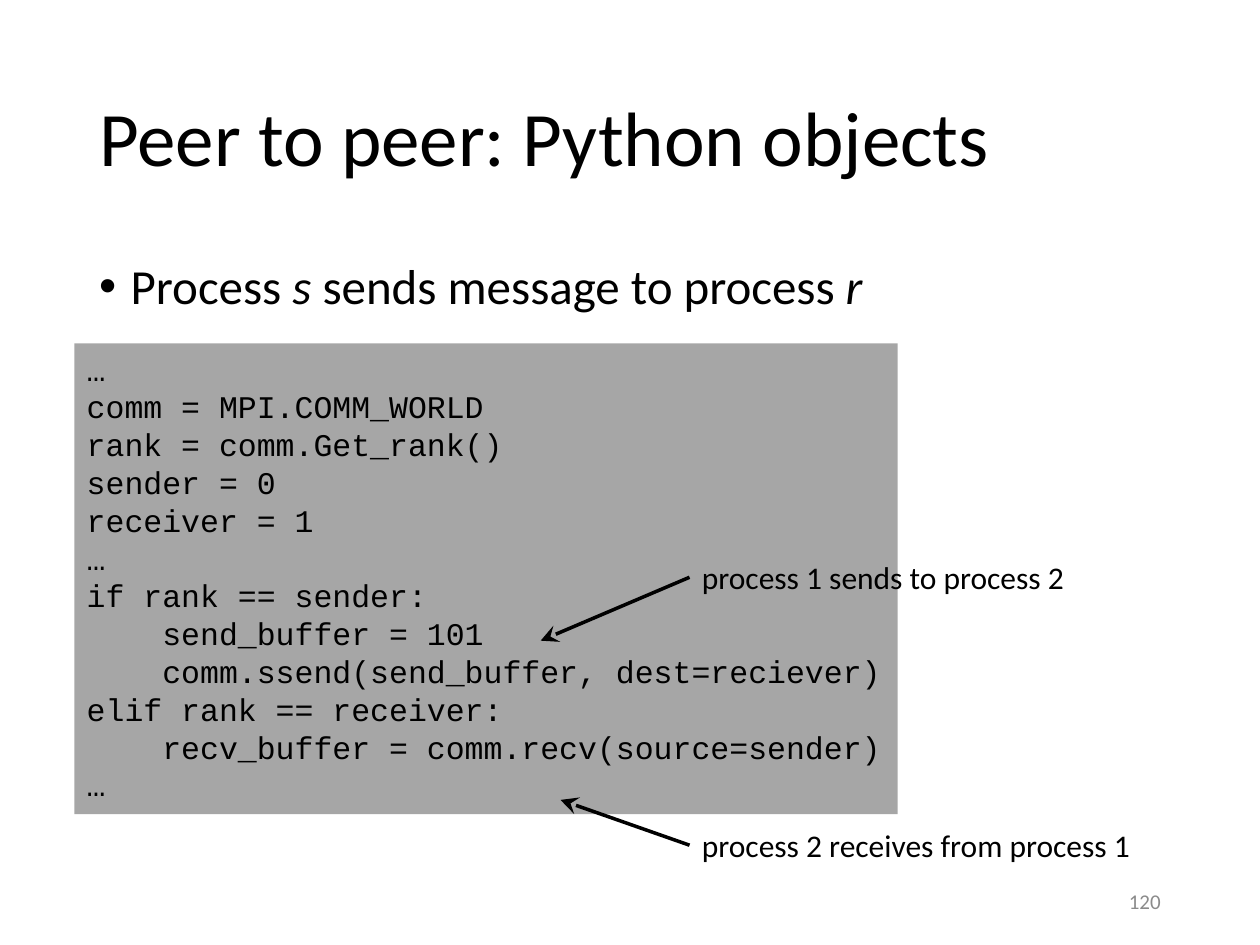
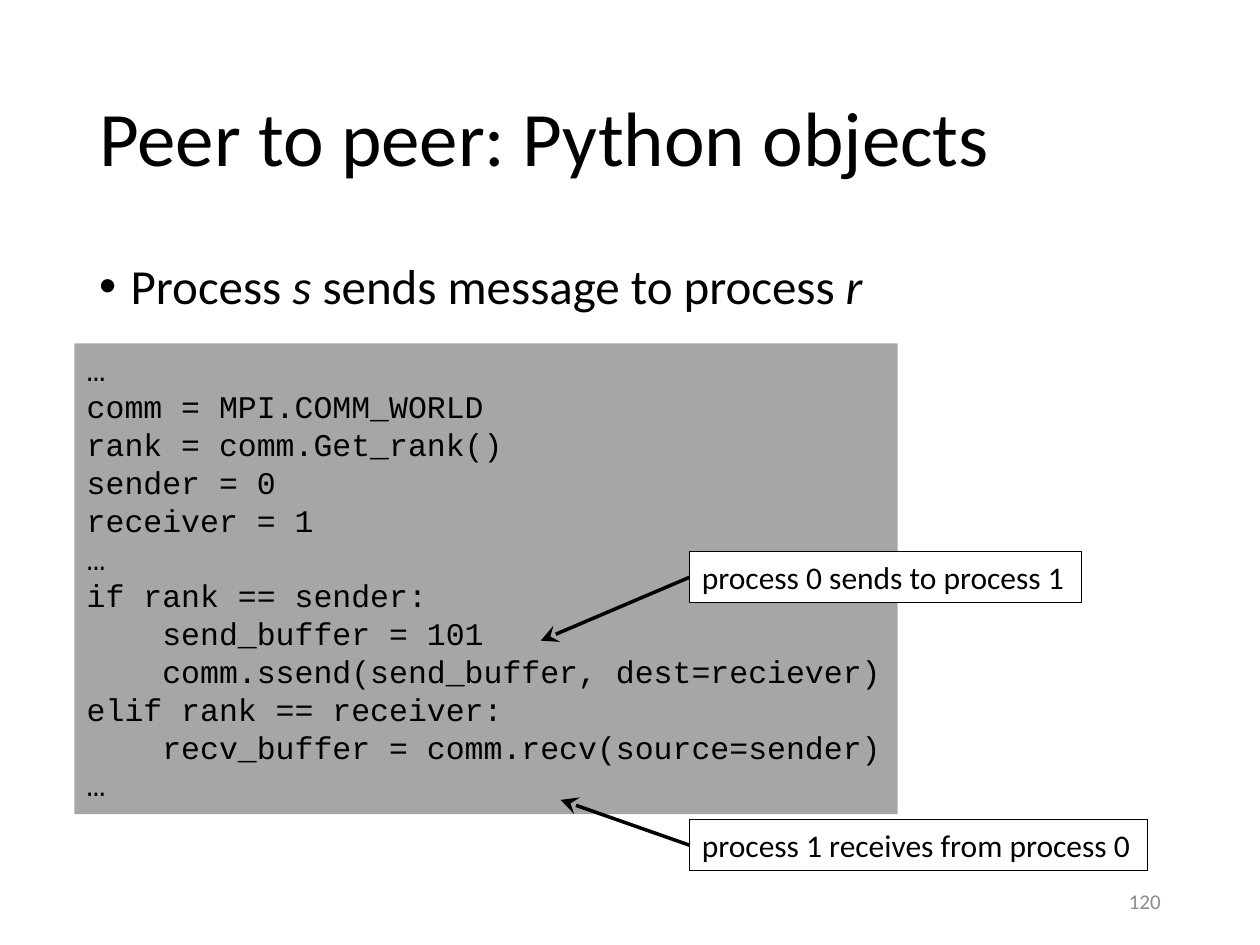
Before and after one commit to gjbex/training-material, a slide deck: slide 120 of Python/python_hpc.pptx. Drawn at 1260x945 pixels with LibreOffice and Linux fonts; fonts in the diff are those of the drawing. Boxes give left, top, right and bottom in pixels: in the first picture for what was removed or moved away, otherwise in the second. Text is boxed around its words. In the diff, an @@ line names an element or a change of style, - is before the commit and + after.

```diff
--- a/Python/python_hpc.pptx
+++ b/Python/python_hpc.pptx
@@ rectangle "process 0 sends to process ...": place and size @@
-rectangle "process 0 sends to process ..." at [702,563,1064,597]
+rectangle "process 0 sends to process ..." at [689,552,1081,602]
@@ rectangle "process 0 sends to process ..." at [689,552,1081,602]: fill none to #FFFFFF; outline none to #000000 0.75 pt @@
@@ text in rectangle at [702,567,1064,594]: text changed @@
-process 1 sends to process 2
+process 0 sends to process 1
@@ rectangle "process 1 receives from process ...": place and size @@
-rectangle "process 1 receives from process ..." at [702,835,1130,862]
+rectangle "process 1 receives from process ..." at [689,820,1148,871]
@@ rectangle "process 1 receives from process ..." at [689,820,1148,871]: fill none to #FFFFFF; outline none to #000000 0.75 pt @@
@@ text in rectangle at [702,835,1130,862]: text changed @@
-process 2 receives from process 1
+process 1 receives from process 0
```
Also in this commit, not shown: 20 other slides changed.
